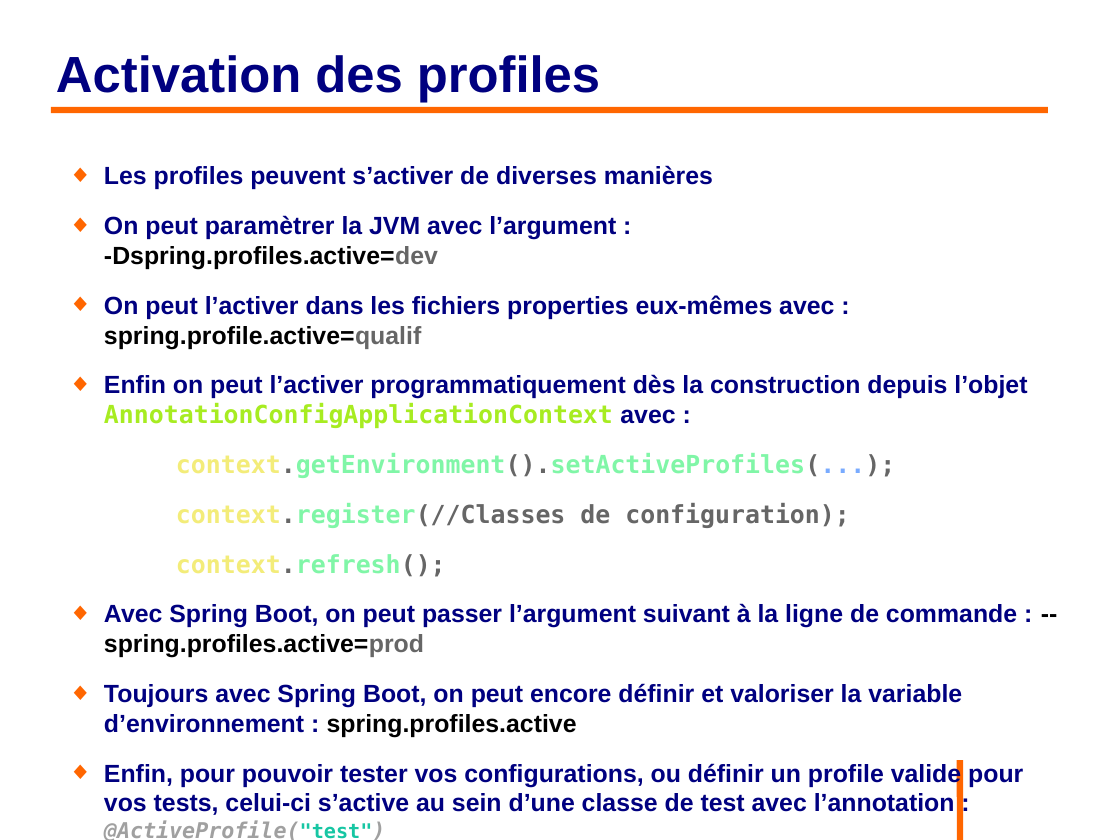
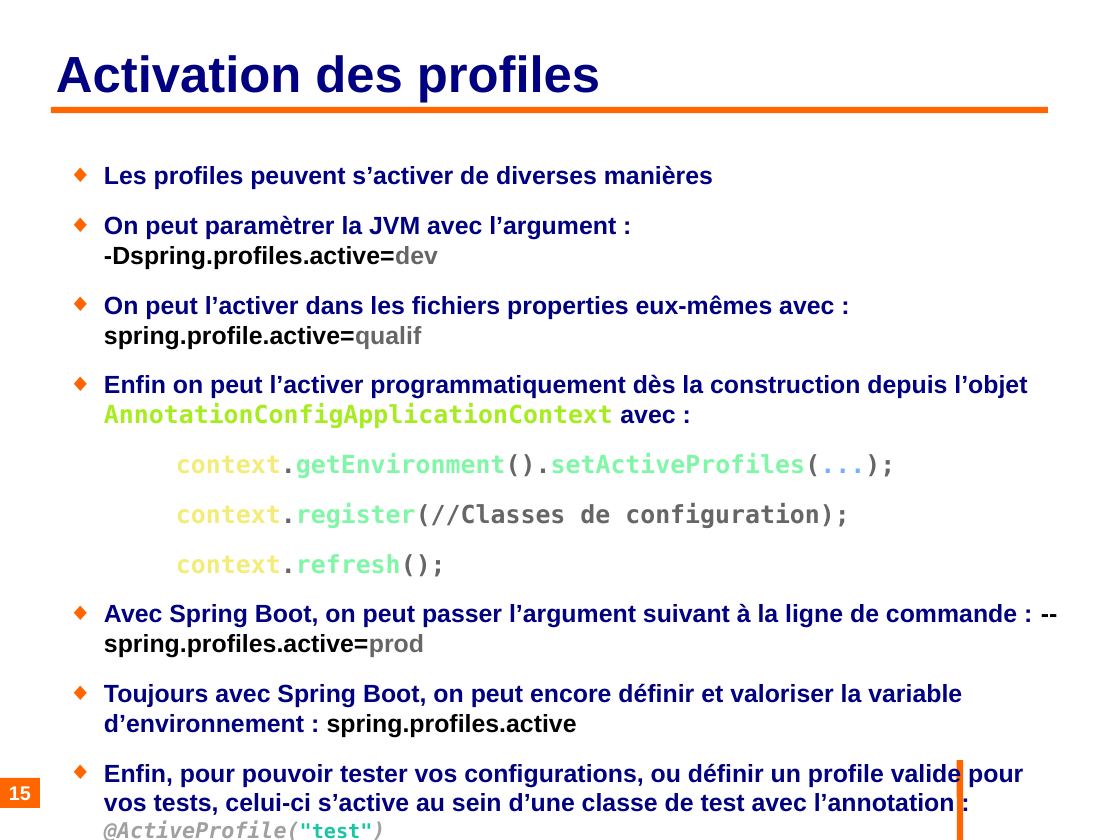
Before and after one commit to philphils/formation-spring, a slide deck: slide 15 of Documentation/diapo_formation_spring_property.odp. Drawn at 1120x840 pixels with LibreOffice and Linux fonts; fonts in the diff are those of the drawing; background and template pictures are left out. Boxes give left, top, right and bottom in pixels: in the first picture for what was removed or moved away, otherwise in the second. Text is boxed around its words. In the diff, an @@ line names an element or a change of style, - is before the commit and + after.

```diff
--- a/Documentation/diapo_formation_spring_property.odp
+++ b/Documentation/diapo_formation_spring_property.odp
@@ page number added at (0, 779, 40, 809), fill #FF6600, 14 pt, text #FFFFFF, bold @@
+15
```
Also in this commit, not shown: 15 other slides changed, 1 slide added.
